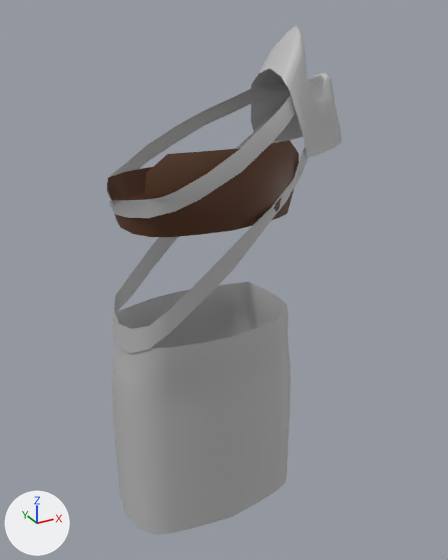
The FBX model Assets/Adventurers/Armor/BarbF.fbx: old version first, new version second.
One viewpoint serves both versions: a 50 mm lens placed at (-0.0617, -0.1226, 0.1758), pointed at (0.0057, -0.0001, 0.1145). The lights are fixed; the arrows at lower left show +X, +Y and +Z. Where no turn or scale is listed for an object, it has been applied to the vertices.

Before the edit, the objects in view are built like this:
```python
me_mesh = bpy.data.meshes.new('Mesh')
me_mesh.from_pydata(...)  # 95 vertices, 84 faces; spans x 0.0169..0.037, y -0.0123..0.0107, z 0.1492..0.1767
me_mesh.materials.append(mat_lambert1)  # grey #bcbcbc
me_mesh_001 = bpy.data.meshes.new('Mesh.001')
me_mesh_001.from_pydata(...)  # 140 vertices, 120 faces; spans x -0.024..0.024, y -0.0146..0.0161, z 0.0534..0.1071
me_mesh_001.materials.append(mat_lambert1)  # grey #bcbcbc
me_mesh_002 = bpy.data.meshes.new('Mesh.002')
me_mesh_002.from_pydata(...)  # 98 vertices, 61 faces; spans x -0.0171..0.0371, y -0.0163..0.0127, z -0.0189..0.0345
me_mesh_002.materials.append(mat_lambert1)  # grey #bcbcbc
me_mesh_003 = bpy.data.meshes.new('Mesh.003')
me_mesh_003.from_pydata(...)  # 66 vertices, 38 faces; spans x -0.0163..0.0313, y -0.0169..0.0149, z -0.0082..0.016
me_mesh_003.materials.append(mat_lambert1)  # grey #bcbcbc
ob_shoulder = bpy.data.objects.new('Shoulder', me_mesh)
ob_shoulder.location = (0.0, 0.0, -0.0046)
ob_skirt = bpy.data.objects.new('Skirt', me_mesh_001)
ob_skirt.location = (0.0, 0.0, 0.0)
ob_straphigh = bpy.data.objects.new('StrapHigh', me_mesh_003)
ob_straphigh.location = (-0.0059, -0.0009, 0.1438)
ob_straplow = bpy.data.objects.new('StrapLow', me_mesh_002)
ob_straplow.location = (-0.0054, -0.0003, 0.1221)
# also in view: 'Bra' at (0.0, -0.0031, 0.1413)
```
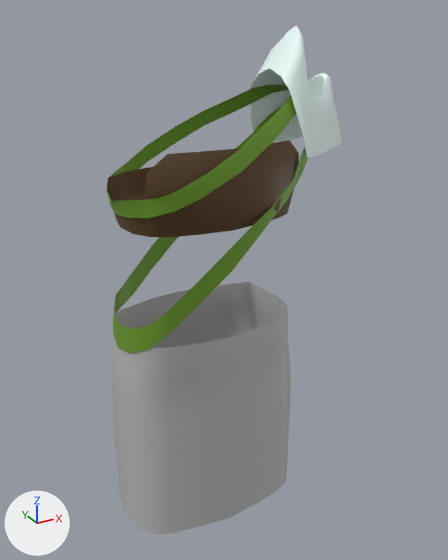
Pixel boxes (x1, y1, x2, y2) of what changed, in the pictures (448 x 560 px):
'StrapHigh', recoloured (grey to green)
    both: (106, 84, 296, 218)
'Shoulder', recoloured
    both: (251, 26, 342, 157)
'StrapLow', recoloured (grey to green)
    both: (113, 105, 308, 353)

The change, as a diff of the scene's bpy script:
```diff
--- a/Assets/Adventurers/Armor/BarbF.fbx.py
+++ b/Assets/Adventurers/Armor/BarbF.fbx.py
@@ mat_barbstrap @@
+mat_barbstrap = principled_material('BarbStrap')
+mat_barbstrap.base_color = (0.159, 0.346, 0.0221)  # green #6f9f29
@@ mat_barbshouldertex @@
+mat_barbshouldertex = principled_material('BarbShoulderTex')
+mat_barbshouldertex.base_color = (0.84, 1.0, 0.969)  # white #ecfffb
@@ me_mesh_003 @@
 me_mesh_003.from_pydata(...)  # 66 vertices, 38 faces; spans x -0.0163..0.0313, y -0.0169..0.0149, z -0.0082..0.016
-me_mesh_003.materials.append(mat_lambert1)  # grey #bcbcbc
+me_mesh_003.materials.append(mat_barbstrap)  # green #6f9f29
@@ me_mesh @@
 me_mesh.from_pydata(...)  # 95 vertices, 84 faces; spans x 0.0169..0.037, y -0.0123..0.0107, z 0.1492..0.1767
-me_mesh.materials.append(mat_lambert1)  # grey #bcbcbc
+me_mesh.materials.append(mat_barbshouldertex)  # white #ecfffb
@@ me_mesh_002 @@
 me_mesh_002.from_pydata(...)  # 98 vertices, 61 faces; spans x -0.0171..0.0371, y -0.0163..0.0127, z -0.0189..0.0345
-me_mesh_002.materials.append(mat_lambert1)  # grey #bcbcbc
+me_mesh_002.materials.append(mat_barbstrap)  # green #6f9f29
```
